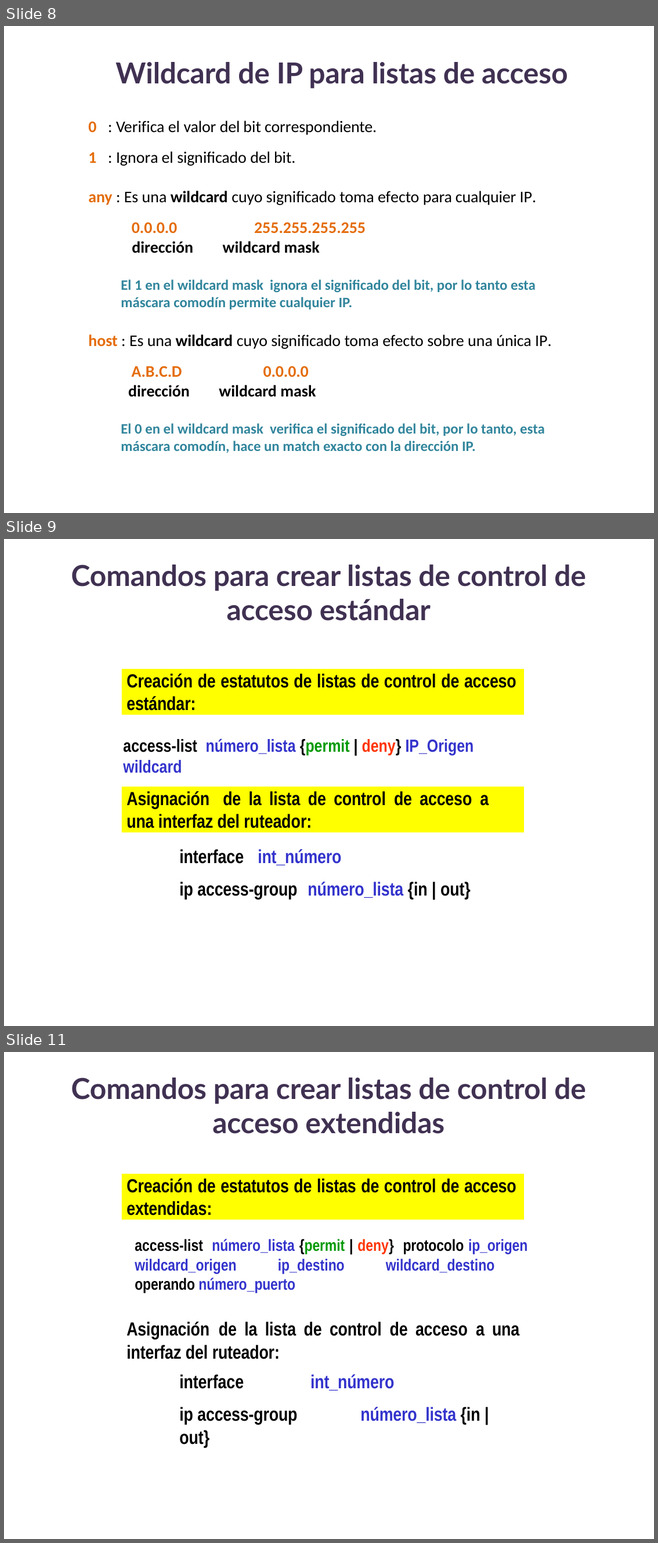
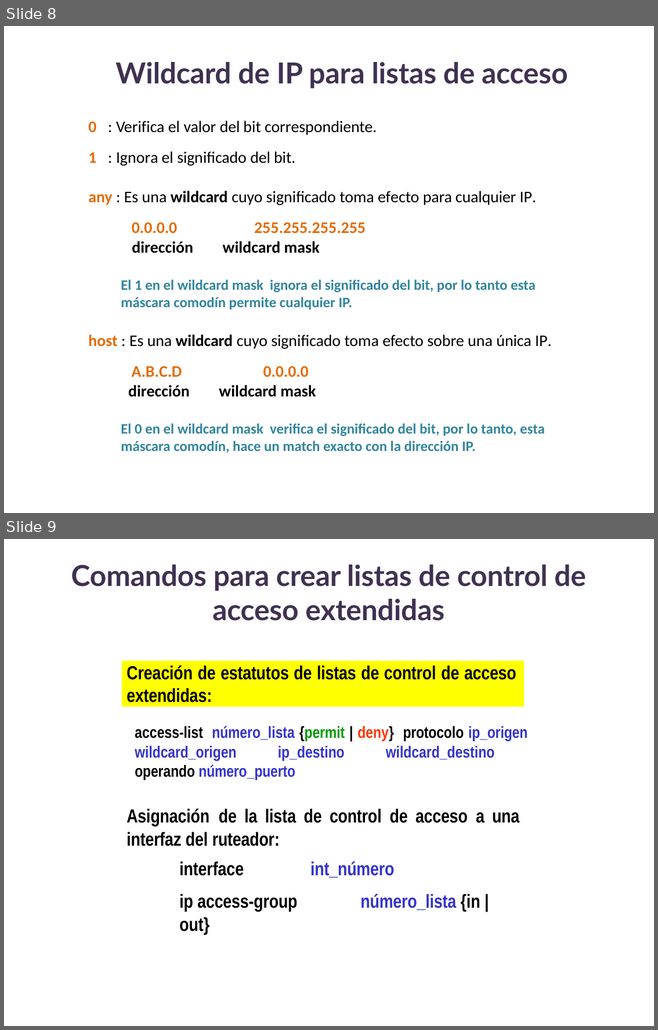
Before and after one commit to lizetheP/WAN, a slide deck: Calendario2025/Presentaciones/11_1_ACLs.pptx. Shown one above the other, each under a label of ours: slides 8, 9 and 11 before the commit, slides 8 and 9 after it; the slides between them are not shown. The pictures are 658x1543 and 658x1030 pixels, drawn with LibreOffice and Linux fonts; fonts in the diff are those of the drawing. Boxes give left, top, right and bottom in pixels: in the first picture for what was removed or moved away, otherwise in the second. Text is boxed around its words. In the diff, an @@ line names an element or a change of style, - is before the commit and + after.

```diff
--- a/Calendario2025/Presentaciones/11_1_ACLs.pptx
+++ b/Calendario2025/Presentaciones/11_1_ACLs.pptx
@@ slide 9 removed at (4,539,654,1026), background #FFFFFF @@
@@ text removed at (71,565,586,621) @@
-Comandos para crear listas de control de acceso estándar
@@ rectangle removed at (122,669,524,715) @@
-Creación de estatutos de listas de control de acceso
-estándar:
@@ text removed at (123,739,474,773) @@
-access-list número_lista {permit | deny} IP_Origen wildcard
@@ rectangle removed at (122,787,524,832) @@
-Asignación de la lista de control de acceso a una interfaz del ruteador:
@@ text removed at (179,849,470,899) @@
-interface int_número
-ip access-group número_lista {in | out}
@@ what was slide 11 is now slide 9 @@
```
Also in this commit, not shown: 1 slide changed, 1 other slide removed, 47 other files.
